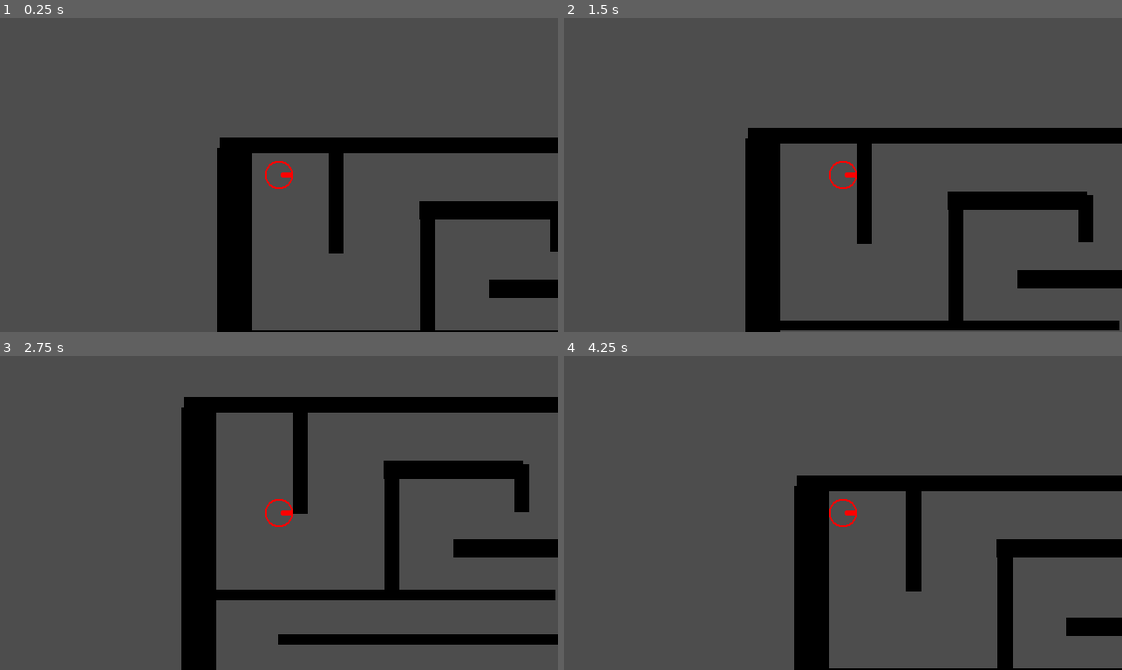
Above: before the commit, frames 1-4 (two rows, left to right).
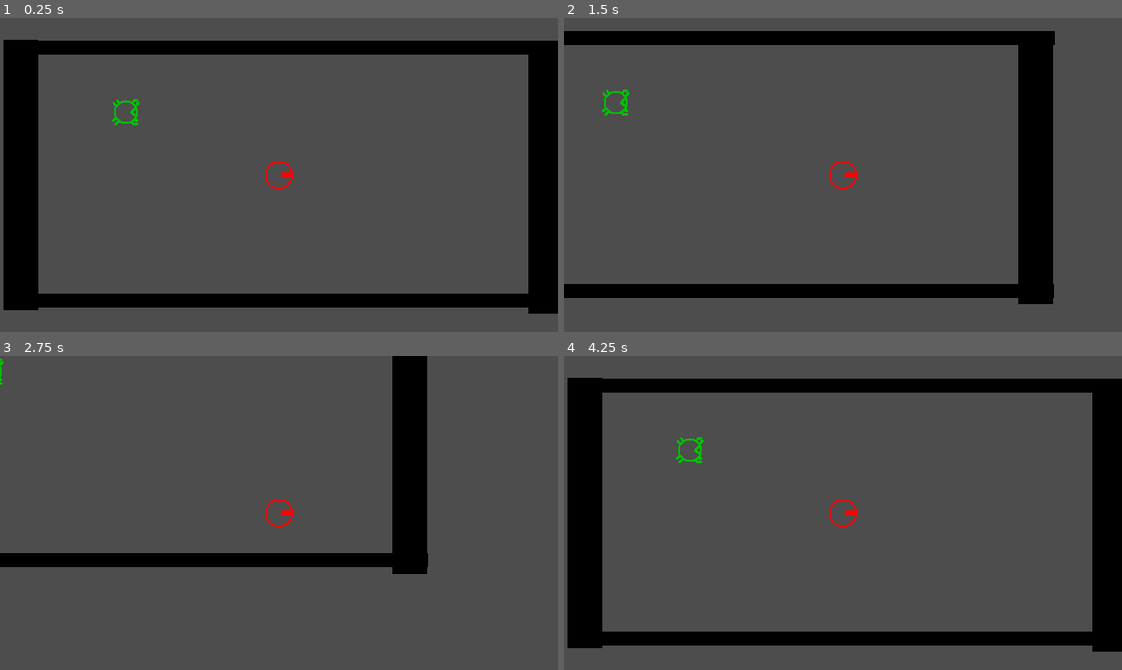
Above: after the commit, the same moments.

Repository: captaindecoy/maze
Game: Godot game, scene res://scenes/node_2d.tscn
Two runs of this game, one before a commit and one after it. Both use one fixed random seed, a clock stepped at 60 frames per second and the inputs below.
Inputs (mouse positions are in pixels of both pictures, inside the frame that each line leads up to):
- Up to frame 1 (0.25 s): no input
- Up to frame 2 (1.5 s): tap Enter at 0.5 s; move the mouse to (965, 159) at 0.52 s; hold Right (move_right) 0.53-1.28 s; move the mouse to (731, 190) at 1.27 s; hold Down (move_down) from 1.28 s (still down)
- Up to frame 3 (2.75 s): move the mouse to (334, 443) at 2.02 s; release Down (move_down) at 2.03 s; hold Right (move_right) from 2.03 s (still down)
- Up to frame 4 (4.25 s): move the mouse to (815, 575) at 2.77 s; release Right (move_right) at 2.78 s; hold Up (move_up) 2.78-3.53 s; move the mouse to (1010, 560) at 3.52 s; hold Left (move_left) from 3.53 s (still down); tap R (restart, bound only after the commit) at 4.15 s

The runs differ from the first frame. In frame 1, 26% of the frame differs, in the area x 0-100%, y 6-100%; in frame 2, 24%; in frame 3, 22%; in frame 4, 26%.

Commit message:
- Added baddie01, doesn't move but can be shot - Adjusted some of the wallshapes - Restart(R key) and fullscreen (alt+enter) inputs added

Diff:
--- a/project.godot
+++ b/project.godot
@@ -57,6 +57,16 @@
 , Object(InputEventJoypadMotion,"resource_local_to_scene":false,"resource_name":"","device":-1,"axis":5,"axis_value":1.0,"script":null)
 ]
 }
+restart={
+"deadzone": 0.5,
+"events": [Object(InputEventKey,"resource_local_to_scene":false,"resource_name":"","device":-1,"window_id":0,"alt_pressed":false,"shift_pressed":false,"ctrl_pressed":false,"meta_pressed":false,"pressed":false,"keycode":0,"physical_keycode":82,"key_label":0,"unicode":114,"echo":false,"script":null)
+]
+}
+toggle_fullscreen={
+"deadzone": 0.5,
+"events": [Object(InputEventKey,"resource_local_to_scene":false,"resource_name":"","device":-1,"window_id":0,"alt_pressed":true,"shift_pressed":false,"ctrl_pressed":false,"meta_pressed":false,"pressed":false,"keycode":0,"physical_keycode":4194309,"key_label":0,"unicode":0,"echo":false,"script":null)
+]
+}
 
 [rendering]
 
--- /dev/null
+++ b/scenes/baddie_01.gd
@@ -0,0 +1,4 @@
+extends CharacterBody2D
+
+func die():
+	queue_free()
--- /dev/null
+++ b/scenes/baddie_01.tscn
@@ -0,0 +1,17 @@
+[gd_scene load_steps=4 format=3 uid="uid://dihddno88wnsf"]
+
+[ext_resource type="Texture2D" uid="uid://b4cffg1upu2t1" path="res://art/baddie01.png" id="1_0c8ai"]
+[ext_resource type="Script" path="res://scenes/baddie_01.gd" id="1_0yug3"]
+
+[sub_resource type="CircleShape2D" id="CircleShape2D_xw74y"]
+
+[node name="Baddie01" type="CharacterBody2D"]
+script = ExtResource("1_0yug3")
+
+[node name="Sprite2D" type="Sprite2D" parent="."]
+texture = ExtResource("1_0c8ai")
+
+[node name="CollisionShape2D" type="CollisionShape2D" parent="."]
+scale = Vector2(1.3, 1.3)
+shape = SubResource("CircleShape2D_xw74y")
+debug_color = Color(0, 0.6, 0.701961, 0.419608)
--- a/scenes/node_2d.tscn
+++ b/scenes/node_2d.tscn
@@ -1,7 +1,8 @@
-[gd_scene load_steps=7 format=3 uid="uid://cl5cf0f1tn2v4"]
+[gd_scene load_steps=8 format=3 uid="uid://cl5cf0f1tn2v4"]
 
 [ext_resource type="Script" path="res://scripts/Player2.gd" id="3_aaetp"]
 [ext_resource type="Texture2D" uid="uid://clrno1lmvx8ri" path="res://art/onslaught_player.png" id="4_giplp"]
+[ext_resource type="PackedScene" uid="uid://dihddno88wnsf" path="res://scenes/baddie_01.tscn" id="4_m4qft"]
 [ext_resource type="Texture2D" uid="uid://dl47dhtsvaa6c" path="res://art/black_pixel.png" id="5_oidtt"]
 
 [sub_resource type="CircleShape2D" id="CircleShape2D_qp8l3"]
@@ -23,7 +24,7 @@
 [node name="Node2D" type="Node2D"]
 
 [node name="Player" type="CharacterBody2D" parent="."]
-position = Vector2(40, 40)
+position = Vector2(288, 160)
 collision_layer = 32768
 collision_mask = 32770
 script = ExtResource("3_aaetp")
@@ -41,158 +42,34 @@
 
 [node name="Walls" type="Node" parent="."]
 
-[node name="NewWall5" type="StaticBody2D" parent="Walls"]
-position = Vector2(206, 167)
-scale = Vector2(0.440001, 8.56)
-collision_layer = 3
-metadata/_edit_group_ = true
-
-[node name="WhitePixelpng" type="Sprite2D" parent="Walls/NewWall5"]
-position = Vector2(10, -2)
-scale = Vector2(40, 16)
-texture = ExtResource("5_oidtt")
-
-[node name="CollisionShape2D" type="CollisionShape2D" parent="Walls/NewWall5"]
-position = Vector2(10, -2)
-shape = SubResource("RectangleShape2D_i68bs")
-
-[node name="NewWall4" type="StaticBody2D" parent="Walls"]
-position = Vector2(444, 218)
-scale = Vector2(1, 10)
-collision_layer = 3
-metadata/_edit_group_ = true
-
-[node name="WhitePixelpng" type="Sprite2D" parent="Walls/NewWall4"]
-position = Vector2(10, -2)
-scale = Vector2(40, 16)
-texture = ExtResource("5_oidtt")
-
-[node name="CollisionShape2D" type="CollisionShape2D" parent="Walls/NewWall4"]
-position = Vector2(10, -2)
-shape = SubResource("RectangleShape2D_i68bs")
-
 [node name="NewWall3" type="StaticBody2D" parent="Walls"]
-position = Vector2(131, 326)
-scale = Vector2(15.9443, -1.11999)
+position = Vector2(296, 304)
+scale = Vector2(15.944, 1)
 collision_layer = 3
 metadata/_edit_group_ = true
 
 [node name="WhitePixelpng" type="Sprite2D" parent="Walls/NewWall3"]
-position = Vector2(10, -2)
 scale = Vector2(40, 16)
 texture = ExtResource("5_oidtt")
 
 [node name="CollisionShape2D" type="CollisionShape2D" parent="Walls/NewWall3"]
-position = Vector2(10, -2)
-shape = SubResource("RectangleShape2D_i68bs")
-
-[node name="NewWall2" type="StaticBody2D" parent="Walls"]
-position = Vector2(98, 225)
-scale = Vector2(10, 0.72)
-collision_layer = 3
-metadata/_edit_group_ = true
-
-[node name="WhitePixelpng" type="Sprite2D" parent="Walls/NewWall2"]
-position = Vector2(10, -2)
-scale = Vector2(40, 16)
-texture = ExtResource("5_oidtt")
-
-[node name="CollisionShape2D" type="CollisionShape2D" parent="Walls/NewWall2"]
-position = Vector2(10, -2)
 shape = SubResource("RectangleShape2D_i68bs")
 
 [node name="NewWall" type="StaticBody2D" parent="Walls"]
-position = Vector2(-21, 203)
+position = Vector2(-8, 160)
 scale = Vector2(1, 19.4)
 collision_layer = 3
 metadata/_edit_group_ = true
 
 [node name="WhitePixelpng" type="Sprite2D" parent="Walls/NewWall"]
-position = Vector2(10, -2)
 scale = Vector2(40, 16)
 texture = ExtResource("5_oidtt")
 
 [node name="CollisionShape2D" type="CollisionShape2D" parent="Walls/NewWall"]
-position = Vector2(10, -2)
-shape = SubResource("RectangleShape2D_i68bs")
-
-[node name="NewWall6" type="StaticBody2D" parent="Walls"]
-position = Vector2(321, 168)
-scale = Vector2(4.01388, -1.29342)
-collision_layer = 3
-metadata/_edit_group_ = true
-
-[node name="WhitePixelpng" type="Sprite2D" parent="Walls/NewWall6"]
-position = Vector2(10, -2)
-scale = Vector2(40, 16)
-texture = ExtResource("5_oidtt")
-
-[node name="CollisionShape2D" type="CollisionShape2D" parent="Walls/NewWall6"]
-position = Vector2(10, -2)
-shape = SubResource("RectangleShape2D_i68bs")
-
-[node name="NewWall7" type="StaticBody2D" parent="Walls"]
-position = Vector2(210, 273)
-scale = Vector2(13.0539, -0.733422)
-collision_layer = 3
-metadata/_edit_group_ = true
-
-[node name="WhitePixelpng" type="Sprite2D" parent="Walls/NewWall7"]
-position = Vector2(10, -2)
-scale = Vector2(40, 16)
-texture = ExtResource("5_oidtt")
-
-[node name="CollisionShape2D" type="CollisionShape2D" parent="Walls/NewWall7"]
-position = Vector2(10, -2)
-shape = SubResource("RectangleShape2D_i68bs")
-
-[node name="NewWall8" type="StaticBody2D" parent="Walls"]
-position = Vector2(241, 78)
-scale = Vector2(4.01388, -1.29342)
-collision_layer = 3
-metadata/_edit_group_ = true
-
-[node name="WhitePixelpng" type="Sprite2D" parent="Walls/NewWall8"]
-position = Vector2(10, -2)
-scale = Vector2(40, 16)
-texture = ExtResource("5_oidtt")
-
-[node name="CollisionShape2D" type="CollisionShape2D" parent="Walls/NewWall8"]
-position = Vector2(10, -2)
-shape = SubResource("RectangleShape2D_i68bs")
-
-[node name="NewWall9" type="StaticBody2D" parent="Walls"]
-position = Vector2(518, 146)
-scale = Vector2(0.440001, 6.36)
-collision_layer = 3
-metadata/_edit_group_ = true
-
-[node name="WhitePixelpng" type="Sprite2D" parent="Walls/NewWall9"]
-position = Vector2(10, -2)
-scale = Vector2(40, 16)
-texture = ExtResource("5_oidtt")
-
-[node name="CollisionShape2D" type="CollisionShape2D" parent="Walls/NewWall9"]
-position = Vector2(10, -2)
-shape = SubResource("RectangleShape2D_i68bs")
-
-[node name="NewWall10" type="StaticBody2D" parent="Walls"]
-position = Vector2(355, 108)
-scale = Vector2(0.440001, 3.4)
-collision_layer = 3
-metadata/_edit_group_ = true
-
-[node name="WhitePixelpng" type="Sprite2D" parent="Walls/NewWall10"]
-position = Vector2(10, -2)
-scale = Vector2(40, 16)
-texture = ExtResource("5_oidtt")
-
-[node name="CollisionShape2D" type="CollisionShape2D" parent="Walls/NewWall10"]
-position = Vector2(10, -2)
 shape = SubResource("RectangleShape2D_i68bs")
 
 [node name="NewWall11" type="StaticBody2D" parent="Walls"]
-position = Vector2(578, 203)
+position = Vector2(584, 203)
 scale = Vector2(1, 19.4)
 collision_layer = 3
 metadata/_edit_group_ = true
@@ -207,9 +84,10 @@
 shape = SubResource("RectangleShape2D_i68bs")
 
 [node name="NewWall12" type="StaticBody2D" parent="Walls"]
-position = Vector2(131, 4.00003)
-scale = Vector2(15.9443, -1.11999)
+position = Vector2(136, 16)
+scale = Vector2(16, 1)
 collision_layer = 3
+metadata/_edit_group_ = true
 
 [node name="WhitePixelpng" type="Sprite2D" parent="Walls/NewWall12"]
 position = Vector2(10, -2)
@@ -220,17 +98,5 @@
 position = Vector2(10, -2)
 shape = SubResource("RectangleShape2D_i68bs")
 
-[node name="NewWall13" type="StaticBody2D" parent="Walls"]
-position = Vector2(101, 86)
-scale = Vector2(0.440001, 7.4)
-collision_layer = 3
-metadata/_edit_group_ = true
-
-[node name="WhitePixelpng" type="Sprite2D" parent="Walls/NewWall13"]
-position = Vector2(10, -2)
-scale = Vector2(40, 16)
-texture = ExtResource("5_oidtt")
-
-[node name="CollisionShape2D" type="CollisionShape2D" parent="Walls/NewWall13"]
-position = Vector2(10, -2)
-shape = SubResource("RectangleShape2D_i68bs")
+[node name="Baddie01" parent="." instance=ExtResource("4_m4qft")]
+position = Vector2(112, 88)
--- a/scripts/BulletRigidBody2D.gd
+++ b/scripts/BulletRigidBody2D.gd
@@ -5,16 +5,13 @@
 # Called when the node enters the scene tree for the first time.
 func _ready():
 	pass # Replace with function body.
-	#rotation += 45;
-
 
 # Called every frame. 'delta' is the elapsed time since the previous frame.
 func _process(delta):
 	position += transform.x * speed * delta
-	#print(rotation)
-
 
 func _on_body_entered(body):
-	#print("hit!")
+	#print(body.name)
+	if body.name == "Baddie01":
+		body.die()
 	queue_free()
-	pass # Replace with function body.
--- a/scripts/Player2.gd
+++ b/scripts/Player2.gd
@@ -3,6 +3,8 @@
 @export var speed = 200
 @export var friction = 0.01
 @export var acceleration = 0.1
+var fire_rate = 10
+var fire_rate_timer = 0
 
 var bullet_scene = preload("res://scenes/bullet.tscn")
 
@@ -16,27 +18,34 @@
 		input.y += 1
 	if Input.is_action_pressed('move_up'):
 		input.y -= 1
+	if Input.is_action_pressed('restart'):
+		get_tree().reload_current_scene()
+	if Input.is_action_just_pressed('toggle_fullscreen'):
+		var mode = DisplayServer.window_get_mode()
+		if mode == DisplayServer.WINDOW_MODE_WINDOWED:
+			DisplayServer.window_set_mode(DisplayServer.WINDOW_MODE_FULLSCREEN)
+		else:
+			DisplayServer.window_set_mode(DisplayServer.WINDOW_MODE_WINDOWED)
 	return input
 
 func _physics_process(delta):
-	#if(Input.is_action_just_pressed("shoot")):
-		#var instance = bullet_scene.instantiate()
-		#owner.add_child(instance)
-		#instance.transform = transform
-		#instance.rotation = rotation
-		#instance.transform.x = transform.x
+	if fire_rate_timer > 0:
+		fire_rate_timer -= 1
+
+	# Right stick aiming and firing
 	var rs_look : Vector2 = Vector2(0,0)
 	var deadzone = 0.3
 	rs_look.y = Input.get_joy_axis(0, JOY_AXIS_RIGHT_Y)
 	rs_look.x = Input.get_joy_axis(0, JOY_AXIS_RIGHT_X)
 	if rs_look.length() >= deadzone:
 		rotation = rs_look.angle()
-		var instance = bullet_scene.instantiate()
-		owner.add_child(instance)
-		instance.transform = transform
-		#$AnimatedSprite2D.rotation = rs_look.angle()
-	#$AnimatedSprite2D.look_at(get_global_mouse_position())
-	#$AnimatedSprite2D.look_at(rightStick)
+		if fire_rate_timer == 0:
+			var instance = bullet_scene.instantiate()
+			owner.add_child(instance)
+			instance.transform = transform
+			fire_rate_timer = fire_rate
+
+	# Left stick moving
 	var direction = get_input()
 	if direction.length() > 0:
 		velocity = velocity.lerp(direction.normalized() * speed, acceleration)
Binary file added: art/baddie01.png
Not shown, added: art/baddie01.png.import
